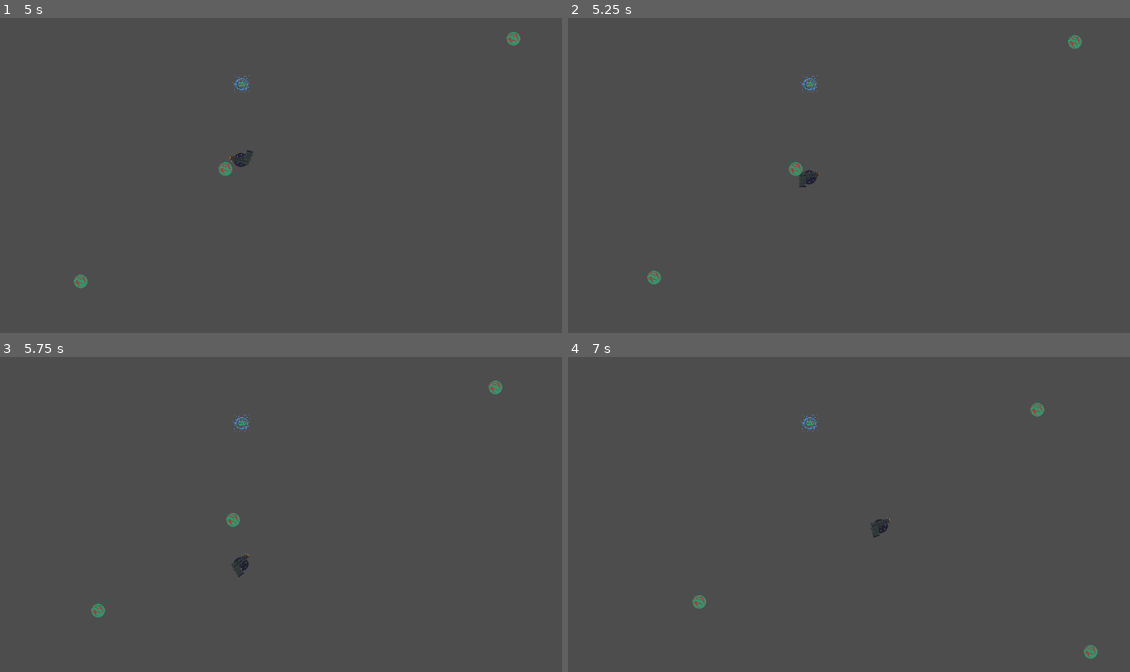
Above: before the commit, frames 1-4 (two rows, left to right).
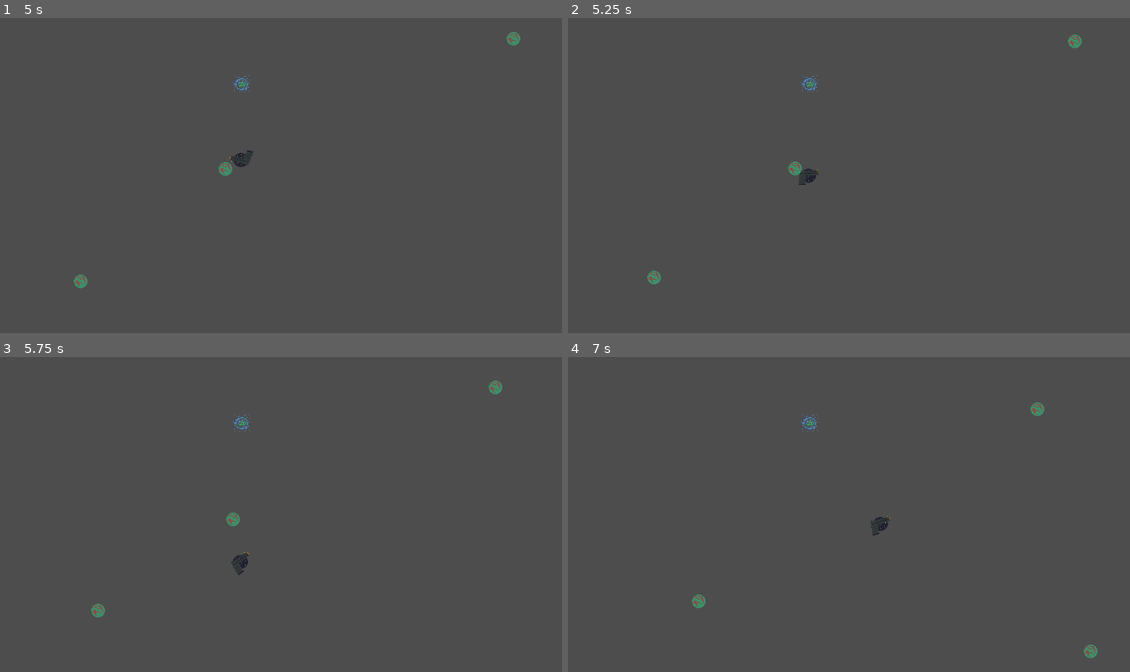
Above: after the commit, the same moments.

Repository: JaronYankey/project-z
Game: Godot game, scene res://Scenes/main.tscn
The game is run twice, just before and just after one commit, with the same random seed, the same clock (stepped at 60 frames per second) and the same inputs.
Inputs (mouse positions are in pixels of both pictures, inside the frame that each line leads up to):
- Up to frame 1 (5 s): move the mouse to (415, 153) at 0.52 s; hold D (right) 0.53-1.28 s; hold Space (special_power, bound only after the commit) 0.53-1.28 s; move the mouse to (151, 188) at 1.27 s; hold S (down) 1.28-2.03 s; click (151, 188) at 1.35 s; tap Space (special_power, bound only after the commit) at 1.55, 2.85, 3.8, 4.35 s; move the mouse to (342, 93) at 2.02 s; hold D (right) 2.03-2.78 s; hold Space (special_power, bound only after the commit) 2.03-2.78 s; move the mouse to (247, 241) at 2.77 s; hold W (up) 2.78-3.53 s; move the mouse to (466, 225) at 3.52 s; press the mouse at (466, 225) at 3.53 s; hold A (left) from 3.53 s (still down); move the mouse to (89, 118) at 4.27 s; release the mouse at (89, 118) at 4.28 s
- Up to frame 2 (5.25 s): move the mouse to (877, 172) at 5.02 s; release A (left) at 5.03 s; hold S (down) from 5.03 s (still down); hold Space (special_power, bound only after the commit) from 5.03 s (still down)
- Up to frame 3 (5.75 s): keep holding S (down); keep holding Space (special_power, bound only after the commit)
- Up to frame 4 (7 s): move the mouse to (753, 423) at 5.77 s; release S (down) at 5.78 s; release Space (special_power, bound only after the commit) at 5.78 s; hold D (right) 5.78-6.53 s; click (753, 423) at 5.85 s; tap Space (special_power, bound only after the commit) at 6.05 s; move the mouse to (983, 492) at 6.52 s; hold W (up) from 6.53 s (still down); hold Space (special_power, bound only after the commit) from 6.53 s (still down)

Frame 1 is identical in both runs. In frame 2, 0.1% of the frame differs, in the area x 39-92%, y 5-54%; in frame 3, 0.1%; in frame 4, 0.2%, in the area x 22-95%, y 14-96%.

Commit message:
got player class somewhat ready for abilites
have a basic way of setting then running the special ability selected by the player.

Diff:
--- a/Scenes/player.tscn
+++ b/Scenes/player.tscn
@@ -10,6 +10,7 @@
 radius = 357.841
 
 [node name="Player" type="CharacterBody2D" groups=["player"]]
+motion_mode = 1
 script = ExtResource("1_oukv8")
 metadata/_edit_group_ = true
 
--- a/Scripts/nimble_power.gd
+++ b/Scripts/nimble_power.gd
@@ -6,4 +6,5 @@
 	if body.is_in_group("player"):
 		# Modify player stats or activate stats.
 		body.speed = 400
+		body.set_power("nimble")
 		queue_free()
--- a/Scripts/player.gd
+++ b/Scripts/player.gd
@@ -2,6 +2,9 @@
 
 # Player movement speed
 var speed = 175
+var power_ready: bool = false
+var power_type: String
+var ability = func(): print("No ability selected!!") # Defualt message for now
 
 
 func get_input():
@@ -11,3 +14,19 @@
 func _physics_process(delta):
 	get_input()
 	move_and_slide()
+	if Input.is_action_pressed("special_power"):
+		# Must use .call() on the var ability to get the function to run.
+		ability.call() # Run the appropriate function for the power the player has.
+
+func set_power(power: String):
+	if power == "nimble":
+		ability = dash # No parentheses because its assignment, not a call to dash()
+
+func dash():
+	print("I DASHED FORWARD!!!")
+
+func riot_charge():
+	pass
+
+func bullet_frenzy():
+	pass
--- a/project.godot
+++ b/project.godot
@@ -42,6 +42,11 @@
 "events": [Object(InputEventMouseButton,"resource_local_to_scene":false,"resource_name":"","device":-1,"window_id":0,"a …(259 unchanged characters)…
 ]
 }
+special_power={
+"deadzone": 0.2,
+"events": [Object(InputEventKey,"resource_local_to_scene":false,"resource_name":"","device":-1,"window_id":0,"alt_pressed":false,"shift_pressed":false,"ctrl_pressed":false,"meta_pressed":false,"pressed":false,"keycode":0,"physical_keycode":32,"key_label":0,"unicode":32,"location":0,"echo":false,"script":null)
+]
+}
 
 [rendering]
 
